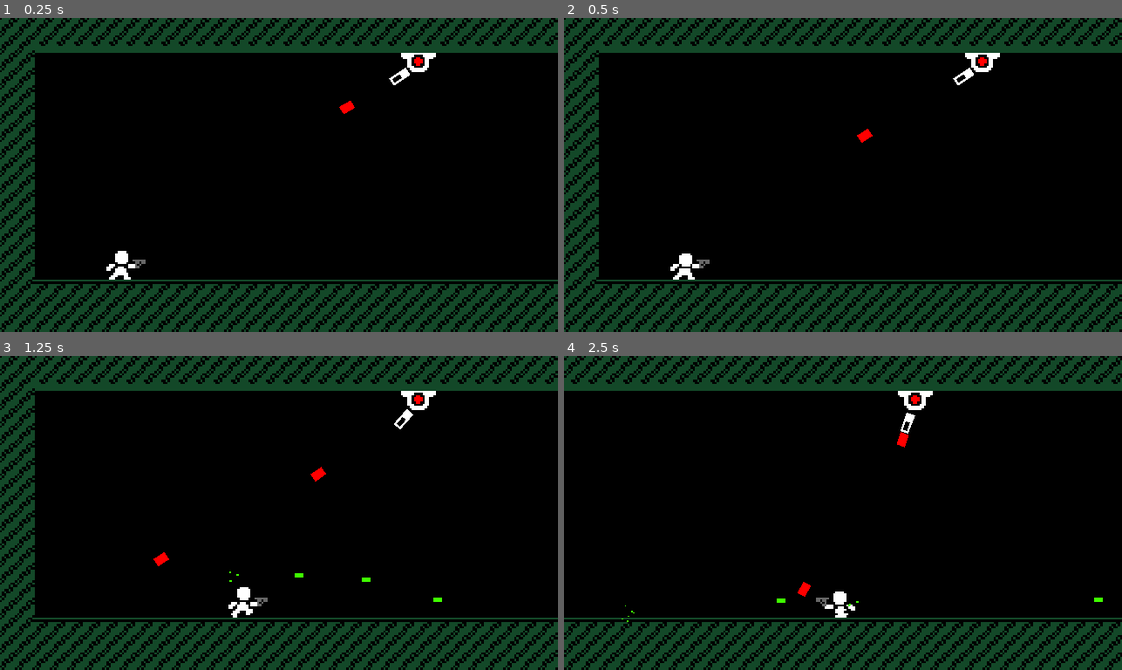
Above: before the commit, frames 1-4 (two rows, left to right).
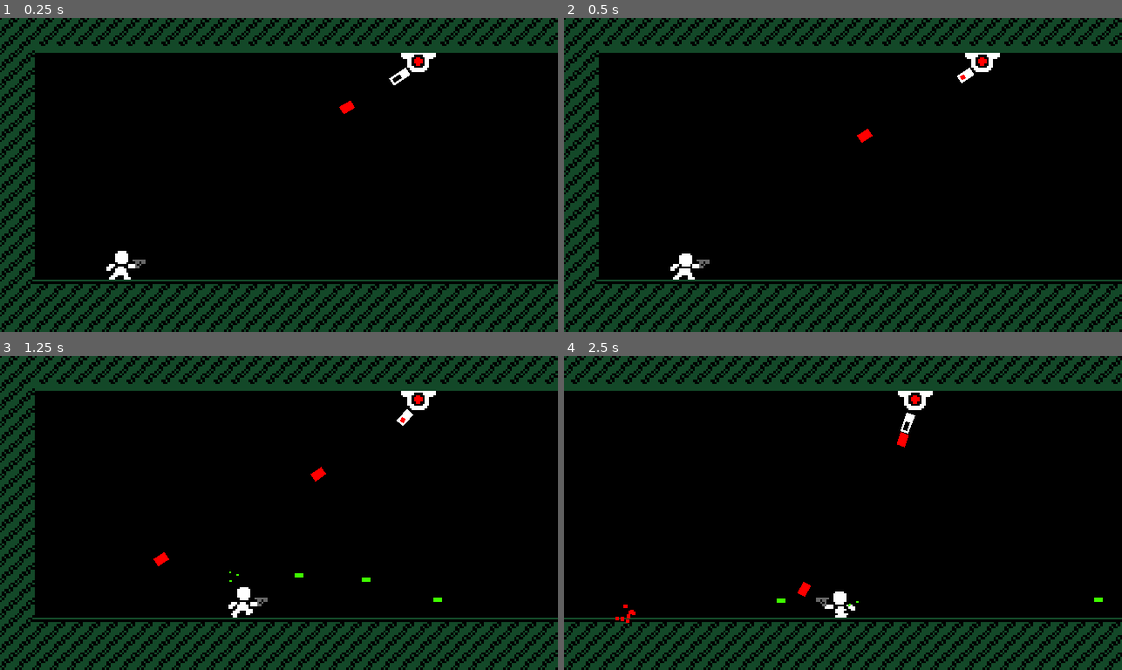
Above: after the commit, the same moments.

Repository: youssefevan/senior-project
Game: Godot game, scene res://World.tscn
The game is run twice, just before and just after one commit, with the same random seed, the same clock (stepped at 60 frames per second) and the same inputs.
Inputs (mouse positions are in pixels of both pictures, inside the frame that each line leads up to):
- Up to frame 1 (0.25 s): no input
- Up to frame 2 (0.5 s): no input
- Up to frame 3 (1.25 s): move the mouse to (401, 497) at 0.52 s; press the mouse at (401, 497) at 0.53 s; hold D (right) from 0.53 s (still down); tap W (jump) at 0.77 s
- Up to frame 4 (2.5 s): move the mouse to (731, 528) at 1.27 s; release the mouse at (731, 528) at 1.28 s; click (731, 528) at 1.35 s; tap W (jump) at 1.52 s; move the mouse to (898, 443) at 2.02 s; release D (right) at 2.03 s; press the mouse at (898, 443) at 2.03 s; hold A (left) from 2.03 s (still down)

Frame 1 is identical in both runs. In frame 2, less than 0.1% of the frame differs, in the area x 69-73%, y 18-22%; in frame 3, less than 0.1%; in frame 4, less than 0.1%, in the area x 9-13%, y 79-85%.

Commit message:
Added turret anim
***Added turret last push but forgot to add it to the notes
- Added anims to turret
- added Explosion3
- changed the e_ammo0 explosion from 0 to 3
- restructured ammo to set explosion in ready() instead of being set in the default ammo script

Diff:
--- a/SeniorProject/ammo/scripts/ammo.gd
+++ b/SeniorProject/ammo/scripts/ammo.gd
@@ -4,7 +4,7 @@
 var vel
 var damage
 
-const exp_scene = preload("res://effects/Explosion0.tscn")
+var exp_scene
 
 func movement(delta):
 	vel = Vector2(speed * delta, 0).rotated(rotation)
--- a/SeniorProject/ammo/scripts/ammo0.gd
+++ b/SeniorProject/ammo/scripts/ammo0.gd
@@ -3,6 +3,7 @@
 func _ready():
 	speed = 200
 	damage = 1
+	exp_scene = preload("res://effects/Explosion0.tscn")
 
 func _process(delta):
 	movement(delta)
--- a/SeniorProject/ammo/scripts/e_ammo0.gd
+++ b/SeniorProject/ammo/scripts/e_ammo0.gd
@@ -3,6 +3,7 @@
 func _ready():
 	speed = 100
 	damage = 1
+	exp_scene = preload("res://effects/Explosion3.tscn")
 
 func _process(delta):
 	movement(delta)
--- /dev/null
+++ b/SeniorProject/effects/Explosion3.tscn
@@ -0,0 +1,30 @@
+[gd_scene load_steps=5 format=2]
+
+[ext_resource path="res://effects/scripts/explosion0.gd" type="Script" id=1]
+
+[sub_resource type="Curve" id=1]
+_data = [ Vector2( 0, 1 ), 0.0, 0.0, 0, 0, Vector2( 1, 0.469318 ), 0.0, 0.0, 0, 0 ]
+
+[sub_resource type="CurveTexture" id=2]
+curve = SubResource( 1 )
+
+[sub_resource type="ParticlesMaterial" id=3]
+flag_disable_z = true
+direction = Vector3( 0, 0, 0 )
+spread = 180.0
+gravity = Vector3( 0, 0, 0 )
+initial_velocity = 30.0
+initial_velocity_random = 0.5
+orbit_velocity = 0.0
+orbit_velocity_random = 0.0
+scale = 2.0
+scale_curve = SubResource( 2 )
+color = Color( 1, 0, 0, 1 )
+
+[node name="Explosion3" type="Particles2D"]
+emitting = false
+lifetime = 0.4
+one_shot = true
+explosiveness = 1.0
+process_material = SubResource( 3 )
+script = ExtResource( 1 )
--- a/SeniorProject/enemies/Turret.tscn
+++ b/SeniorProject/enemies/Turret.tscn
@@ -7,6 +7,22 @@
 [sub_resource type="CapsuleShape2D" id=1]
 radius = 4.5
 height = 4.0
+
+[sub_resource type="Animation" id=2]
+resource_name = "shoot"
+length = 0.8
+tracks/0/type = "value"
+tracks/0/path = NodePath("Sprite:frame")
+tracks/0/interp = 1
+tracks/0/loop_wrap = true
+tracks/0/imported = false
+tracks/0/enabled = true
+tracks/0/keys = {
+"times": PoolRealArray( 0.3, 0.7 ),
+"transitions": PoolRealArray( 1, 1 ),
+"update": 1,
+"values": [ 1, 0 ]
+}
 
 [node name="Turret" type="StaticBody2D"]
 script = ExtResource( 3 )
@@ -30,6 +46,7 @@
 position = Vector2( 0, 5 )
 
 [node name="Animator" type="AnimationPlayer" parent="Barrel"]
+anims/shoot = SubResource( 2 )
 
 [node name="Sprite" type="Sprite" parent="Barrel"]
 position = Vector2( 11, 0 )
--- a/SeniorProject/enemies/scripts/turret.gd
+++ b/SeniorProject/enemies/scripts/turret.gd
@@ -14,6 +14,7 @@
 
 func _process(delta):
 	target_pos = target_node.global_position
+	$Barrel/Animator.play("shoot")
 	$Barrel.look_at(target_pos)
 	if can_fire:
 		shoot()
Not shown: 1 places in SeniorProject/enemies/Turret.tscn that only renumber resources
